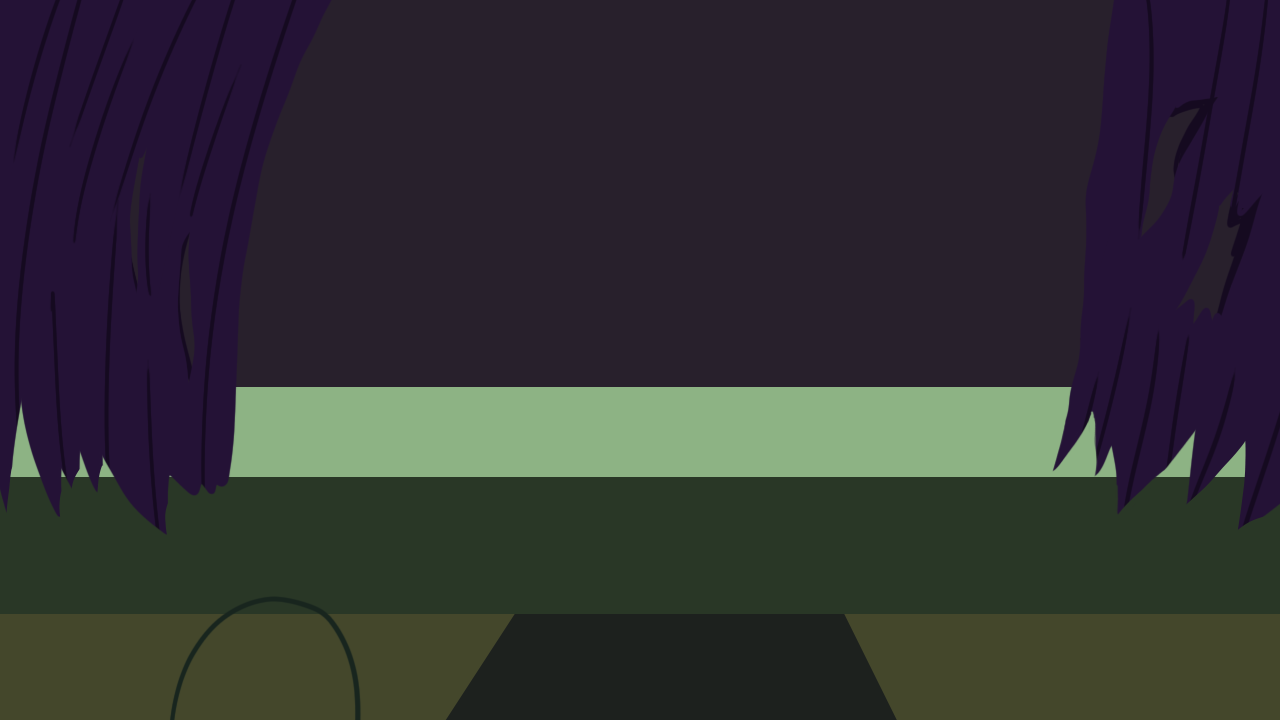
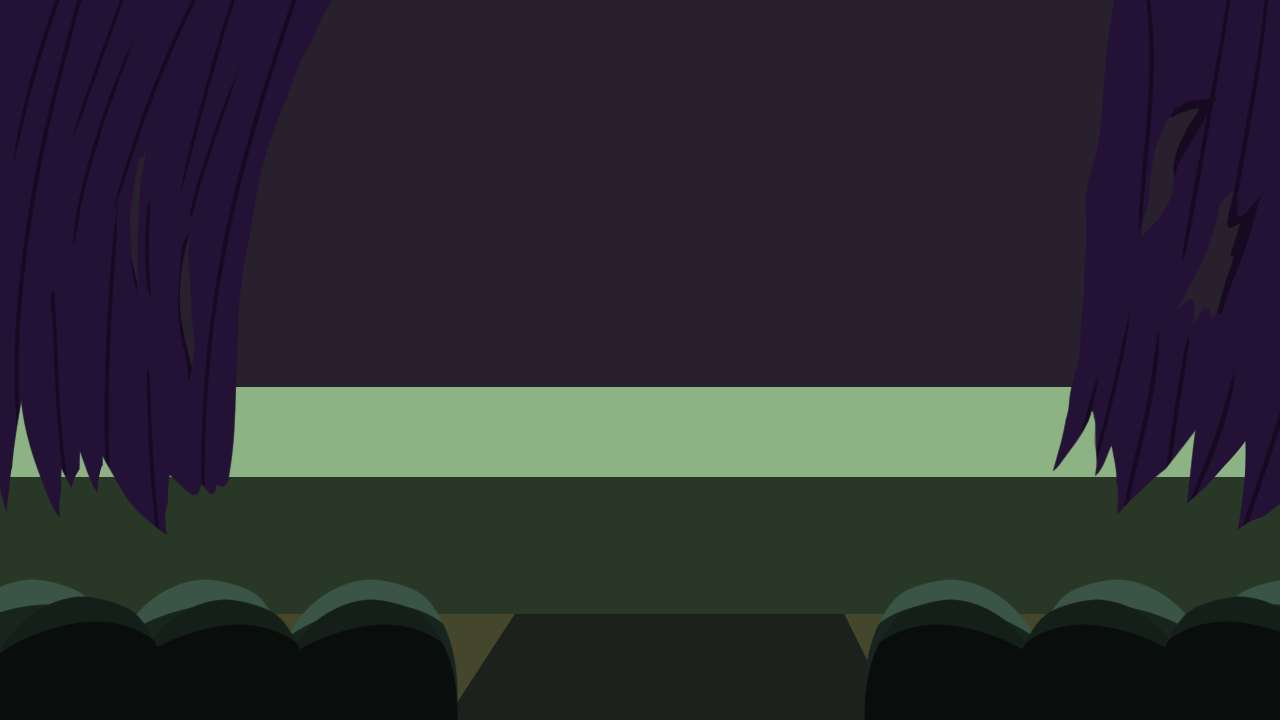
Revision of a layered 1280×720 image; what changed, layer by layer:
added layer "Layer 7 copy 2" above "Layer 7 copy" over (864, 579, 1280, 720)
renamed "Layer 7" to "Layer 7 copy", painted on it over (0, 579, 458, 720)
